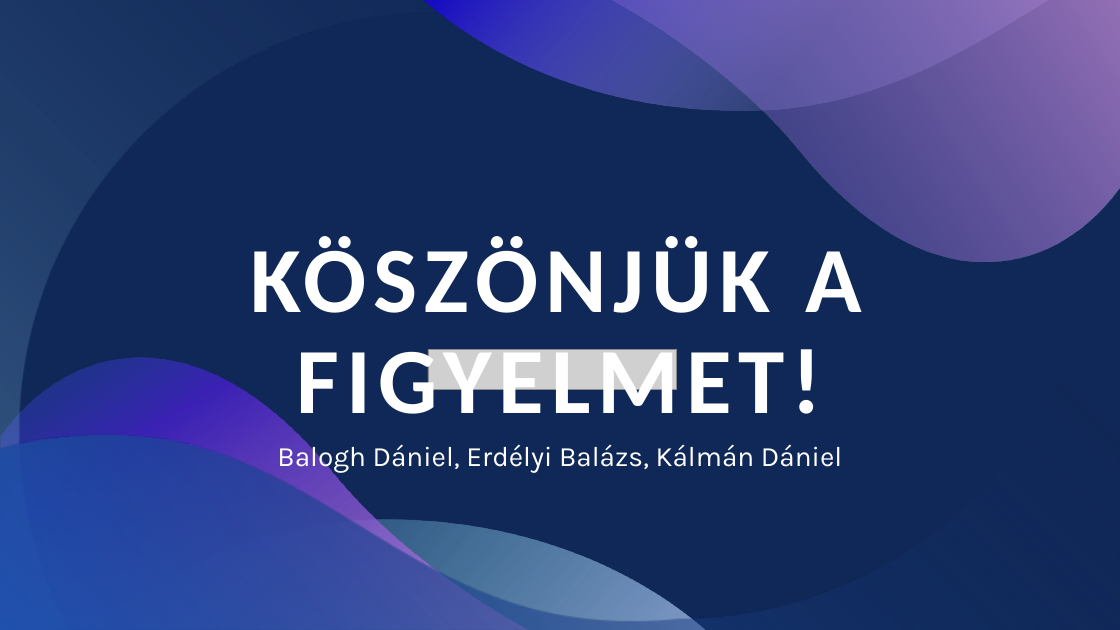
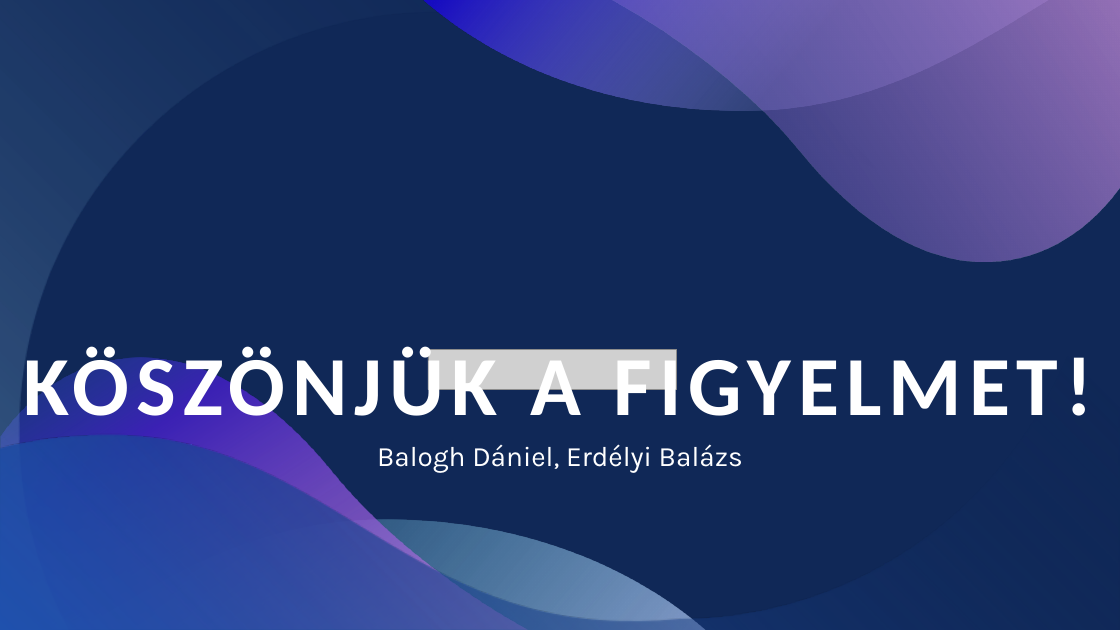
Before and after one commit to baloghdaniel654/11_SZFT3_BaloghDaniel_ErdelyiBalazs_KalmanDaniel_projekt3, a slide deck: slide 10 of IKT_jatek_bemutato.pptx (slide 12 before the commit). Drawn at 1120x630 pixels with LibreOffice and Linux fonts; fonts in the diff are those of the drawing; grey boxes stand for pictures. Boxes give left, top, right and bottom in pixels: in the first picture for what was removed or moved away, otherwise in the second. Text is boxed around its words. In the diff, an @@ line names an element or a change of style, - is before the commit and + after.

```diff
--- a/IKT_jatek_bemutato.pptx
+++ b/IKT_jatek_bemutato.pptx
@@ title "KÖSZÖNJÜK A FIGYELMET!": place and size @@
-title "KÖSZÖNJÜK A FIGYELMET!" at [250,236,861,435]
+title "KÖSZÖNJÜK A FIGYELMET!" at [24,345,1093,434]
@@ title "KÖSZÖNJÜK A FIGYELMET!" at [24,345,1093,434]: size 80 to 72 pt @@
@@ subtitle at [377,444,743,472]: text changed @@
-Balogh Dániel, Erdélyi Balázs, Kálmán Dániel
+Balogh Dániel, Erdélyi Balázs
```
Also in this commit, not shown: 8 other slides changed, 2 slides removed.
